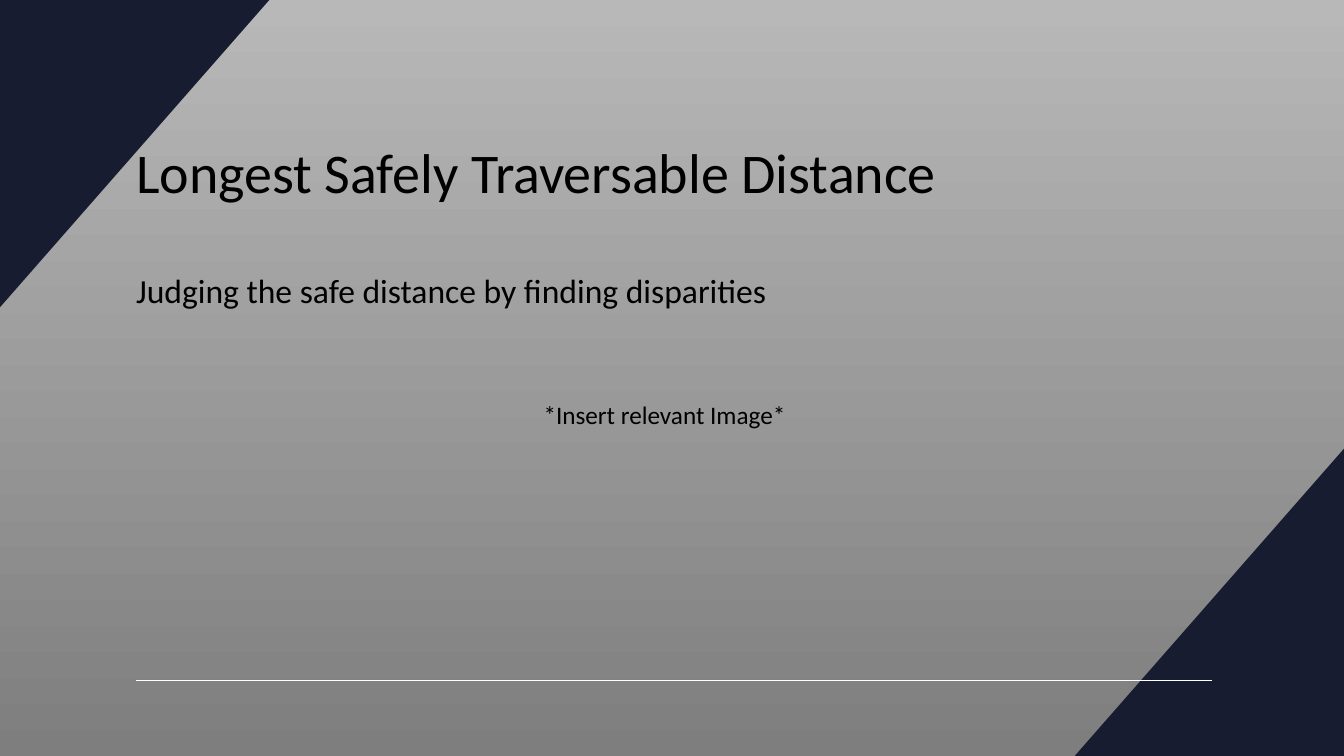
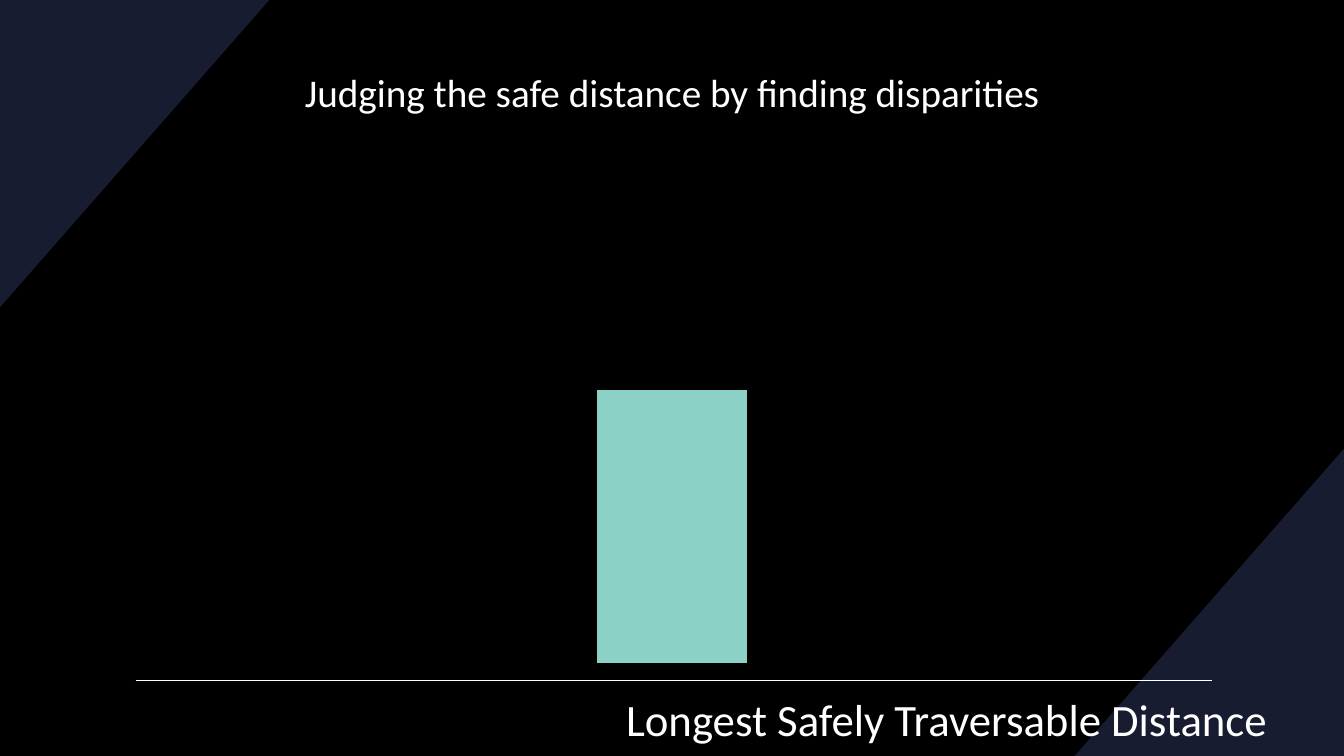
Before and after one commit to RacingAI/Reactive-Methods-Workshop, a slide deck: slide 12 of Disparity_Extender.pptx (slide 6 before the commit). Drawn at 1344x756 pixels with LibreOffice and Linux fonts; fonts in the diff are those of the drawing. Boxes give left, top, right and bottom in pixels: in the first picture for what was removed or moved away, otherwise in the second. Text is boxed around its words. In the diff, an @@ line names an element or a change of style, - is before the commit and + after.

```diff
--- a/Disparity_Extender.pptx
+++ b/Disparity_Extender.pptx
@@ background gradient #B9B9B9 to #7E7E7E to #000000 @@
@@ text "Judging the safe distance by ...": place and size @@
-text "Judging the safe distance by ..." at (136, 279, 766, 309)
+text "Judging the safe distance by ..." at (305, 79, 1039, 114)
@@ text "Judging the safe distance by ..." at (305, 79, 1039, 114): size 24 to 28 pt, text colour #000000 to #FFFFFF; alignment left to centre; vertical alignment top to middle @@
@@ text removed at (544, 406, 785, 429) @@
-*Insert relevant Image*
@@ rectangle added at (598, 391, 746, 663), fill #8BD1C5, outline #8BD1C5 1 pt @@
@@ title "Longest Safely Traversable Distance": place and size @@
-title "Longest Safely Traversable Distance" at (136, 146, 936, 203)
+title "Longest Safely Traversable Distance" at (626, 698, 1267, 747)
@@ title "Longest Safely Traversable Distance" at (626, 698, 1267, 747): size 40 to 32 pt, text colour #000000 to #FFFFFF @@
```
Also in this commit, not shown: 7 other slides changed, 23 slides added, 1 slide removed, 5 other files.
